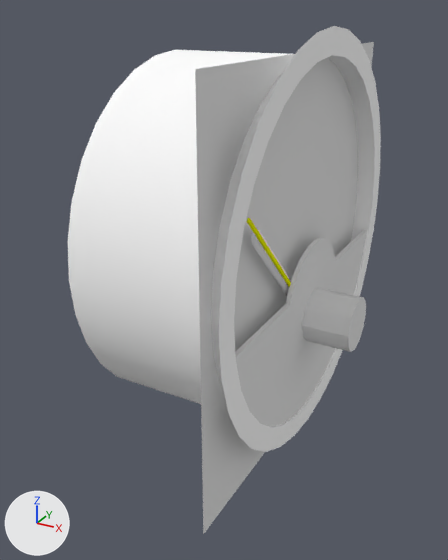
The Blender file dev/blender/instruments/egt.blend, before and after one commit.
Rendered twice from a camera (50 mm lens) standing at (-0.3445, -0.2028, -0.0789) and looking at (-0.3807, -0.1368, -0.1119). Every picture has the same lights, and +X, +Y and +Z are marked at lower left. The older version comes first.

The first picture shows 'Case', 'Face', 'Front', 'Knob', 'Needle' and 1 more.
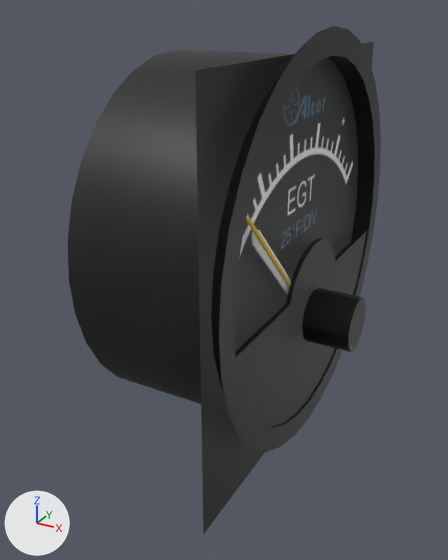
Changed parts and their boxes (x1, y1, x2, y2) in the pictures (448 x 560 px):
'Case', recoloured (white to black)
    both: (68, 26, 381, 452)
'Face', recoloured (white to black)
    both: (195, 42, 374, 534)
'Front', recoloured (white to black)
    both: (235, 230, 367, 427)
'Knob', recoloured (white to black)
    both: (302, 288, 366, 352)

Diff of the bpy script that builds the scene:
```diff
--- a/dev/blender/instruments/egt.blend.py
+++ b/dev/blender/instruments/egt.blend.py
@@ img_egt_png_001 @@
+img_egt_png_001 = load_image('EGT.png.001', '../../../Models/Interior/Panel/Instruments/EGT/EGT.png', 256, 256, 'sRGB')
@@ mat_egt @@
+mat_egt = principled_material('egt')
+mat_egt.texture = img_egt_png_001
@@ me_face_mesh_001 @@
 me_face_mesh_001.from_pydata(...)  # 67 vertices, 22 faces; spans x -0.0005..0.0001, y -0.0224..0.0229, z -0.0214..0.0025
-me_face_mesh_001.materials.append(mat_front)  # white #e7e7e7
+me_face_mesh_001.materials.append(mat_egt)  # picture img_egt_png_001
@@ me_face_mesh @@
 me_face_mesh.from_pydata(...)  # 6 vertices, 2 faces; spans x -0.002, y -0.025..0.025, z -0.025..0.025
-me_face_mesh.materials.append(mat_face)  # white #e7e7e7
+me_face_mesh.materials.append(mat_egt)  # picture img_egt_png_001
@@ me_knob_mesh @@
 me_knob_mesh.from_pydata(...)  # 25 vertices, 24 faces; spans x -0.00229..0.00513, y -0.00659..0.0006, z -0.00915..-0.00195
-me_knob_mesh.materials.append(mat_knob)  # white #e7e7e7
+me_knob_mesh.materials.append(mat_egt)  # picture img_egt_png_001
@@ me_circle_009 @@
 me_circle_009.from_pydata(...)  # 128 vertices, 64 faces; spans x -0.0212..-0.0003, y -0.1138..-0.0616, z -0.0254..0.0268
-me_circle_009.materials.append(mat_material)  # white #ffffff
+me_circle_009.materials.append(mat_egt)  # picture img_egt_png_001
```
